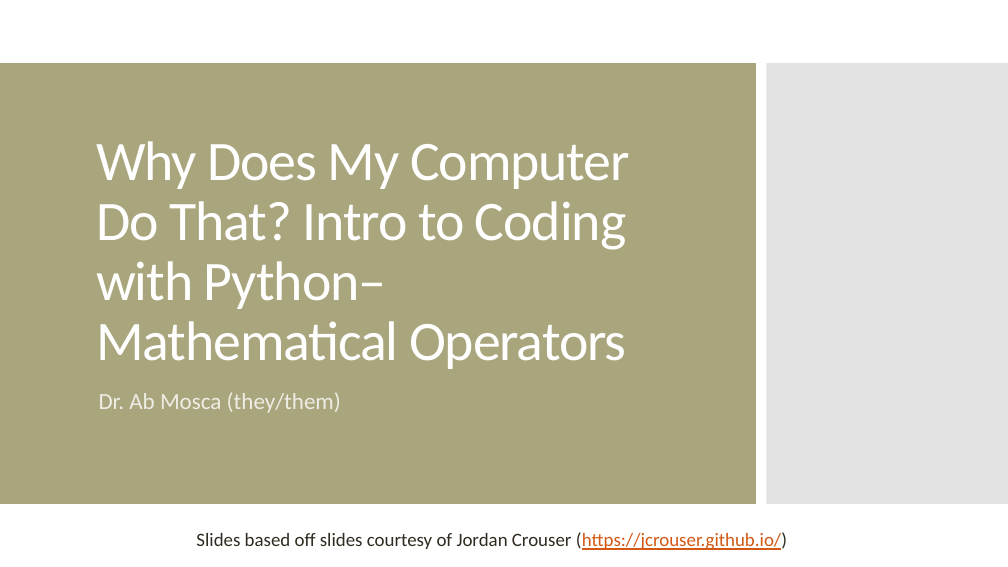
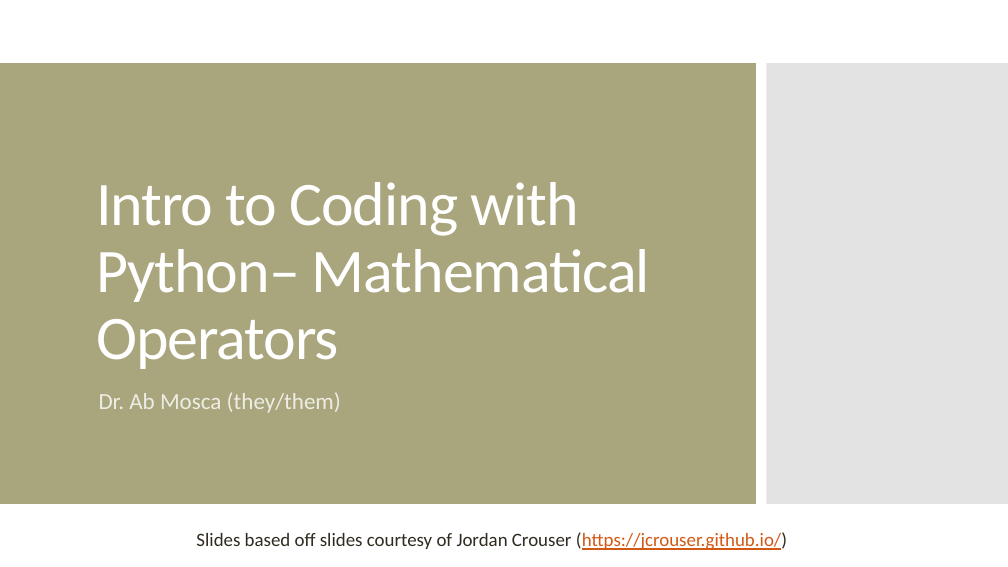
Before and after one commit to amosca01/CAIS117-S24, a slide deck: slide 1 of slides/07-mathematical-operators.pptx. Drawn at 1008x567 pixels with LibreOffice and Linux fonts; fonts in the diff are those of the drawing. Boxes give left, top, right and bottom in pixels: in the first picture for what was removed or moved away, otherwise in the second. Text is boxed around its words. In the diff, an @@ line names an element or a change of style, - is before the commit and + after.

```diff
--- a/slides/07-mathematical-operators.pptx
+++ b/slides/07-mathematical-operators.pptx
@@ title at [96, 182, 650, 369]: text changed; size 53.1 to 59 pt @@
-Why Does My Computer Do That? Intro to Coding with Python– Mathematical Operators
+Intro to Coding with Python– Mathematical Operators
```
Also in this commit, not shown: 17 other slides changed, 6 slides removed, 22 other files.
